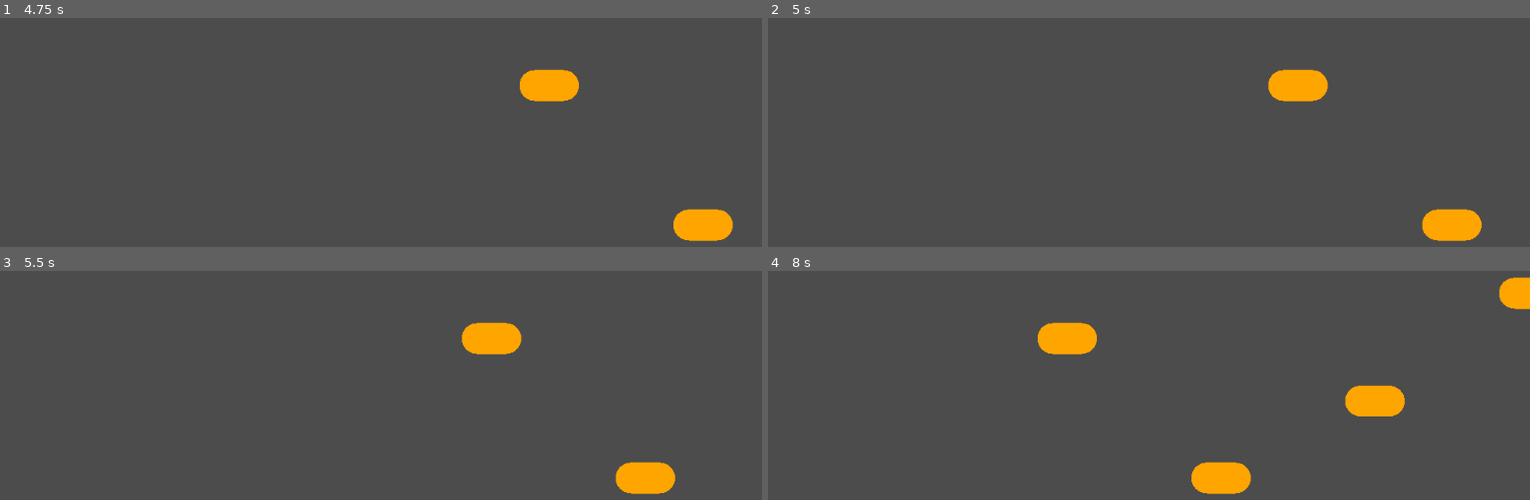
Above: before the commit, frames 1-4 (two rows, left to right).
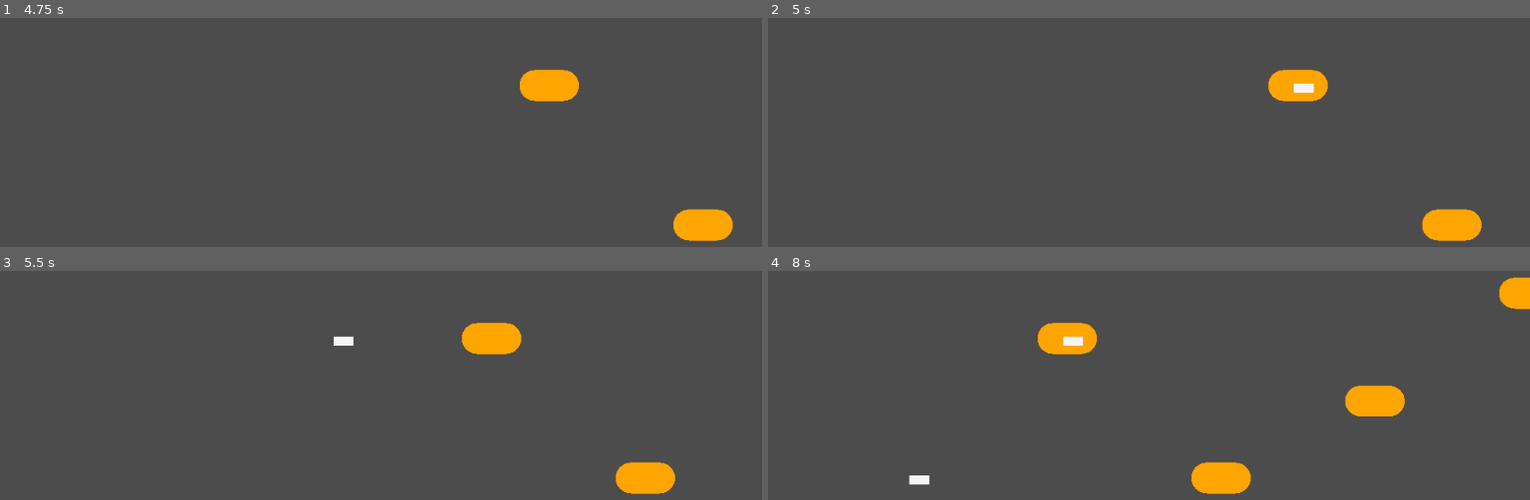
Above: after the commit, the same moments.

Repository: the-g-force/FamJam-January2021
Game: Godot game, scene res://src/Level.tscn
Two runs of this game, one before a commit and one after it. Both use one fixed random seed, a clock stepped at 60 frames per second and the inputs below.
Inputs:
- Up to frame 1 (4.75 s): tap Enter at 0.5 s; hold D (move_right) 0.53-1.28 s; tap Space (fire) at 0.6, 1.25, 1.35, 2.1, 2.85, 3.6, 4.35 s; hold S (move_down) 1.28-2.03 s; hold D (move_right) 2.03-2.78 s; hold W (move_up) 2.78-3.53 s; hold A (move_left) from 3.53 s (still down)
- Up to frame 2 (5 s): keep holding A (move_left)
- Up to frame 3 (5.5 s): release A (move_left) at 5.03 s; hold S (move_down) from 5.03 s (still down); tap Space (fire) at 5.1 s
- Up to frame 4 (8 s): release S (move_down) at 5.78 s; hold D (move_right) 5.78-6.53 s; tap Space (fire) at 5.85, 6.6, 7.35 s; hold W (move_up) 6.53-7.28 s; hold D (move_right) from 7.28 s (still down)

Frame 1 is identical in both runs. In frame 2, 0.1% of the frame differs, in the area x 68-72%, y 28-33%; in frame 3, 0.1%; in frame 4, 0.2%, in the area x 18-42%, y 28-94%.

Commit message:
Add aliens shoot lasers

Diff:
--- a/project/project.godot
+++ b/project/project.godot
@@ -13,9 +13,15 @@
 "class": "Alien",
 "language": "GDScript",
 "path": "res://src/Alien.gd"
+}, {
+"base": "KinematicBody2D",
+"class": "Bullet",
+"language": "GDScript",
+"path": "res://src/Bullet.gd"
 } ]
 _global_script_class_icons={
-"Alien": ""
+"Alien": "",
+"Bullet": ""
 }
 
 [application]
--- a/project/src/Alien.gd
+++ b/project/src/Alien.gd
@@ -6,10 +6,12 @@
 var screensize:Vector2
 export var pixels_from_screen_edge_to_die := 30
 export var speed := 100
+export var shoot_delay := 3
 signal dead(location)
 
 func _ready():
 	screensize = get_viewport_rect().size
+	$Timer.start(shoot_delay)
 
 
 func _process(delta):
@@ -32,7 +34,15 @@
 	draw_circle(Vector2(-height/2, 0), radius, color)
 
 
-#func _on_Alien_body_entered(body):
-#	if body is Bullet:
-#		emit_signal("dead", position)
-#		queue_free()
+func _on_Alien_body_entered(body):
+	if body is Bullet and body.good:
+		emit_signal("dead", position)
+		queue_free()
+
+
+func _on_Timer_timeout():
+	var bullet:KinematicBody2D = load("res://src/Bullet.tscn").instance()
+	bullet.position = get_global_transform().origin
+	bullet.good = false
+	bullet.going_left = go_to_left
+	get_tree().get_root().add_child(bullet)
--- a/project/src/Alien.tscn
+++ b/project/src/Alien.tscn
@@ -15,3 +15,4 @@
 
 [node name="Timer" type="Timer" parent="."]
 [connection signal="body_entered" from="." to="." method="_on_Alien_body_entered"]
+[connection signal="timeout" from="Timer" to="." method="_on_Timer_timeout"]
--- a/project/src/Bullet.gd
+++ b/project/src/Bullet.gd
@@ -1,8 +1,13 @@
+class_name Bullet
 extends KinematicBody2D
 
+var good:bool
+var going_left:bool
 export var speed := 500
 
 func _physics_process(delta):
+	if going_left: speed = -500
+	elif not going_left: speed = 500
 	position.x += speed * delta
 
 func _draw():
--- a/project/src/Duck.gd
+++ b/project/src/Duck.gd
@@ -35,6 +35,8 @@
 	if Input.is_action_just_pressed("fire"):
 		var bullet := _Bullet.instance()
 		bullet.position = position + $BulletSpawnPoint.position
+		bullet.good = true
+		bullet.going_left = false
 		get_parent().add_child(bullet)
 
 
